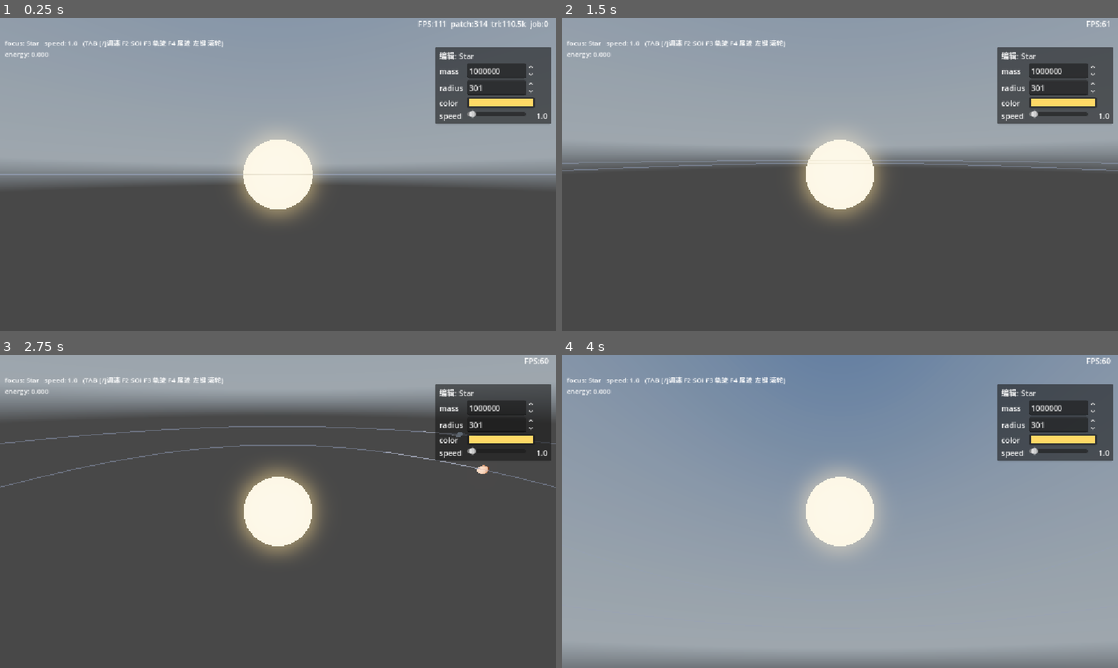
Above: before the commit, frames 1-4 (two rows, left to right).
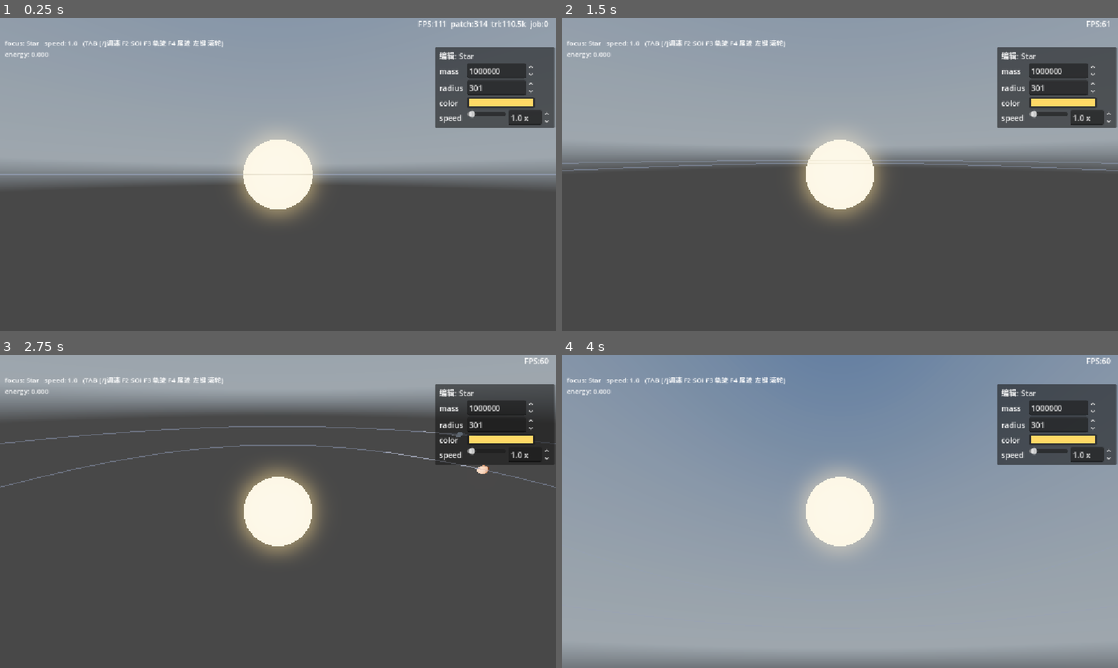
Above: after the commit, the same moments.

Repository: xiaobaibaix/stellar_era_godot
Game: Godot game, scene res://scenes/main.tscn
The game is run twice, just before and just after one commit, with the same random seed, the same clock (stepped at 60 frames per second) and the same inputs. A sky picture missing from this copy of the repository is replaced by a grey-blue gradient.
Inputs (mouse positions are in pixels of both pictures, inside the frame that each line leads up to):
- Up to frame 1 (0.25 s): no input
- Up to frame 2 (1.5 s): tap Enter at 0.5 s; move the mouse to (962, 158) at 0.52 s; hold D 0.53-1.25 s; hold Q 0.53-1.25 s; click (962, 158) at 0.67 s; tap Space at 0.77, 1.25 s; drag from (728, 190) to (812, 237) at 1.27 s
- Up to frame 3 (2.75 s): move the mouse to (333, 442) at 2.02 s; hold D from 2.03 s (still down); tap Shift at 2.1 s
- Up to frame 4 (4 s): release D at 2.75 s; drag from (812, 574) to (673, 464) at 2.77 s; move the mouse to (1006, 558) at 3.52 s; hold A from 3.53 s (still down); tap Enter at 3.6 s; tap Space at 3.77 s

The runs differ from the first frame. In frame 1, 0.8% of the frame differs, in the area x 78-100%, y 9-36%; in frame 2, 0.8%; in frame 3, 0.5%; in frame 4, 0.8%.

Commit message:
优化：时间流速控制参数深到两位小数

Diff:
--- a/celestial_system.gd
+++ b/celestial_system.gd
@@ -105,7 +105,7 @@
 var _radius_spin: SpinBox = null
 var _color_pick: ColorPickerButton = null
 var _speed_slider: HSlider = null
-var _speed_value_label: Label = null
+var _speed_spin: SpinBox = null
 var _editor_syncing: bool = false
 
 var _clicking: bool = false
@@ -171,8 +171,8 @@
 		_color_pick.color_changed.connect(_on_color_changed)
 	var vbox: Container = editor.get_node_or_null("Margin/VBox") as Container
 	if vbox != null:
-		_speed_slider = _add_prop_slider(vbox, "speed", 0.0, 30.0, 0.1, _on_speed_changed)
-	_sync_speed_slider()
+		_speed_slider = _add_prop_slider(vbox, "speed", 0.0, 30.0, 0.01, _on_speed_changed)
+	_sync_speed_controls()
 	_sync_editor_from_focus()
 
 
@@ -1442,10 +1442,10 @@
 				focus_idx = (focus_idx + 1) % max(_focus_list.size(), 1)
 			KEY_BRACKETRIGHT:
 				sim_speed = min(sim_speed + 0.2, 30.0)
-				_sync_speed_slider()
+				_sync_speed_controls()
 			KEY_BRACKETLEFT:
 				sim_speed = max(sim_speed - 0.2, 0.0)
-				_sync_speed_slider()
+				_sync_speed_controls()
 			KEY_F2:
 				_show_soi = not _show_soi
 				for sph in _soi_spheres:
@@ -1529,7 +1529,7 @@
 	_radius_spin = _add_prop_spin(vbox, "radius", 1.0, 5000.0, 5.0, _on_radius_changed)
 	_color_pick = _add_prop_color(vbox, "color", _on_color_changed)
 	_speed_slider = _add_prop_slider(vbox, "speed", 0.0, 10.0, 0.1, _on_speed_changed)
-	_sync_speed_slider()
+	_sync_speed_controls()
 	_sync_editor_from_focus()
 
 
@@ -1576,21 +1576,28 @@
 	l.text = label_text
 	l.custom_minimum_size = Vector2(52, 0)
 	row.add_child(l)
+	# 滑块: 粗调(拖动)。
 	var slider := HSlider.new()
 	slider.min_value = minv
 	slider.max_value = maxv
 	slider.step = step
 	slider.value = sim_speed
 	slider.size_flags_horizontal = Control.SIZE_EXPAND_FILL
-	slider.custom_minimum_size = Vector2(90, 0)
+	slider.custom_minimum_size = Vector2(80, 0)
 	slider.value_changed.connect(callback)
 	row.add_child(slider)
-	# 数值显示: 拖动时实时反馈当前 sim_speed, 确认滑块生效(也方便精确调)。
-	_speed_value_label = Label.new()
-	_speed_value_label.text = "%.1f" % sim_speed
-	_speed_value_label.custom_minimum_size = Vector2(38, 0)
-	_speed_value_label.horizontal_alignment = HORIZONTAL_ALIGNMENT_RIGHT
-	row.add_child(_speed_value_label)
+	# 数值框: 精调(可键盘输入, 两位小数)。与滑块/键盘三方双向联动
+	# (经 _on_speed_changed 设值 + _sync_speed_controls 回写, _editor_syncing 防循环)。
+	var spin := SpinBox.new()
+	spin.min_value = minv
+	spin.max_value = maxv
+	spin.step = step
+	spin.value = sim_speed
+	spin.custom_minimum_size = Vector2(78, 0)
+	spin.suffix = "x"
+	spin.value_changed.connect(callback)
+	row.add_child(spin)
+	_speed_spin = spin
 	return slider
 
 
@@ -1720,19 +1727,18 @@
 	if _editor_syncing:
 		return
 	sim_speed = clampf(v, 0.0, 30.0)
-	if _speed_value_label != null:
-		_speed_value_label.text = "%.1f" % sim_speed
-
-
-# 键盘 [/] 改 sim_speed 后, 把滑块显示同步过来(双向)。
-func _sync_speed_slider() -> void:
-	if _speed_slider == null:
-		return
+	_sync_speed_controls()
+
+
+# 滑块/数值框/键盘 三方同步到当前 sim_speed(键盘 [/] 改 sim_speed 后也调)。
+# _editor_syncing 屏蔽联动控件的 value_changed 回调, 防互相触发死循环。
+func _sync_speed_controls() -> void:
 	_editor_syncing = true
-	_speed_slider.value = sim_speed
+	if _speed_slider != null:
+		_speed_slider.value = sim_speed
+	if _speed_spin != null:
+		_speed_spin.value = sim_speed
 	_editor_syncing = false
-	if _speed_value_label != null:
-		_speed_value_label.text = "%.1f" % sim_speed
 
 
 func _build_hud() -> void:
